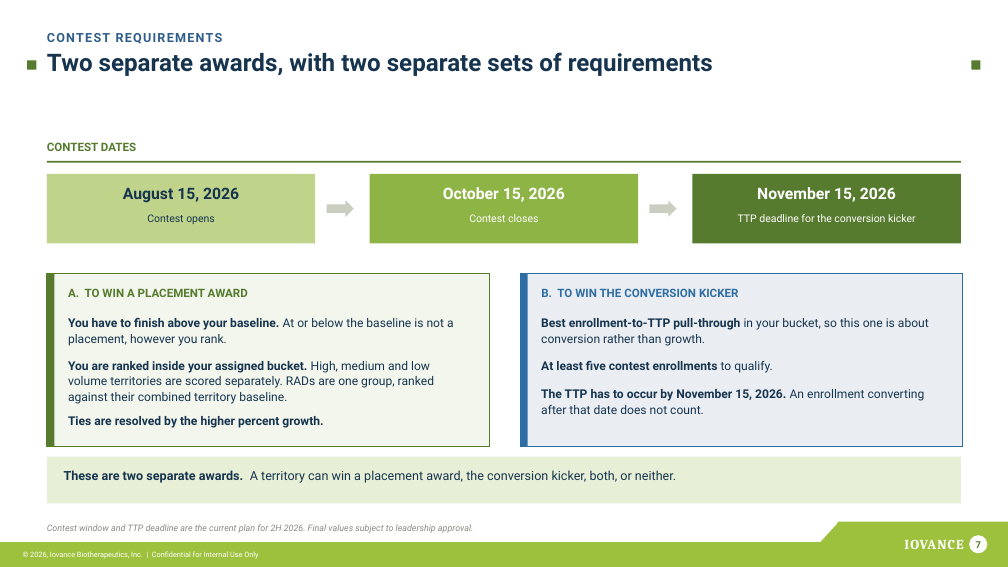
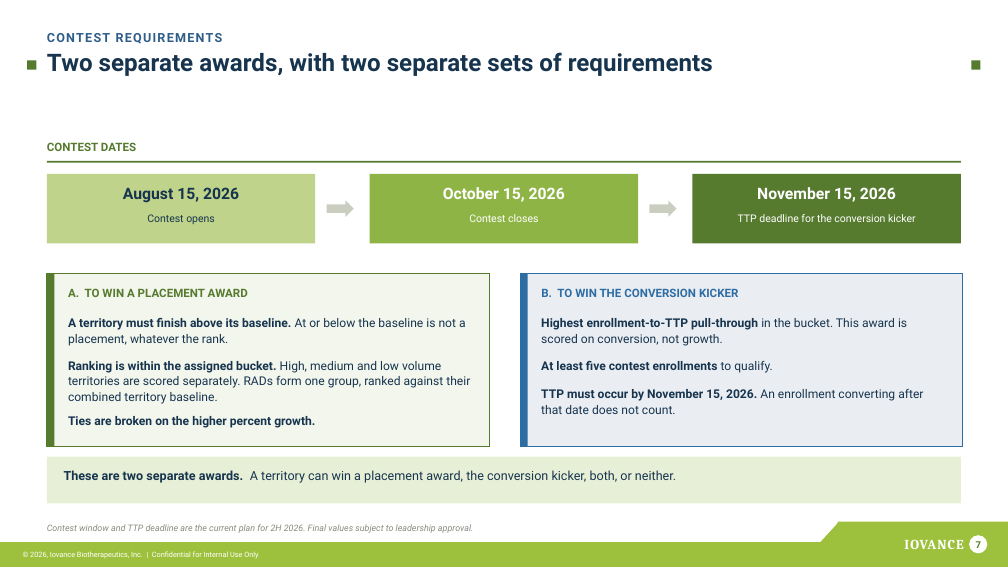
Before and after one commit to Mrnidhi/temp, a slide deck: slide 7 of 3Q2026 Contest.pptx. Drawn at 1008x567 pixels with LibreOffice and Linux fonts; fonts in the diff are those of the drawing. Boxes give left, top, right and bottom in pixels: in the first picture for what was removed or moved away, otherwise in the second. Text is boxed around its words. In the diff, an @@ line names an element or a change of style, - is before the commit and + after.

```diff
--- a/3Q2026 Contest.pptx
+++ b/3Q2026 Contest.pptx
@@ text at (68,318,466,346): text changed @@
-You have to finish above your baseline. At or below the baseline is not a placement, however you rank.
+A territory must finish above its baseline. At or below the baseline is not a placement, whatever the rank.
@@ text at (541,318,907,346): text changed @@
-Best enrollment-to-TTP pull-through in your bucket, so this one is about conversion rather than growth.
+Highest enrollment-to-TTP pull-through in the bucket. This award is scored on conversion, not growth.
@@ text at (68,361,470,404): text changed @@
-You are ranked inside your assigned bucket. High, medium and low volume territories are scored separately. RADs are one group, ranked against their combined territory baseline.
+Ranking is within the assigned bucket. High, medium and low volume territories are scored separately. RADs form one group, ranked against their combined territory baseline.
@@ text at (541,389,923,414): text changed @@
-The TTP has to occur by November 15, 2026. An enrollment converting after that date does not count.
+TTP must occur by November 15, 2026. An enrollment converting after that date does not count.
@@ text at (68,416,315,428): text changed @@
-Ties are resolved by the higher percent growth.
+Ties are broken on the higher percent growth.
```
Also in this commit, not shown: 8 other slides changed.
